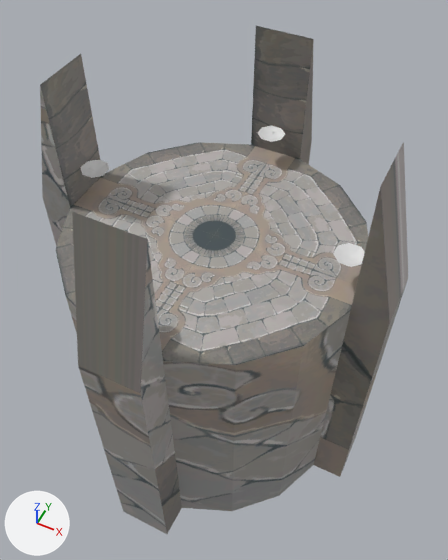
An edit to the glTF model data/Arena.glb, drawn before and after from the same camera.
Before and after are seen from a camera (50 mm lens) standing at (1.34, -2.53, 2.77) and looking at (0.03, 0.08, -0.49). The lights are fixed; the arrows at lower left show +X, +Y and +Z. Where no turn or scale is listed for an object, it has been applied to the vertices. Vertices at the same position are counted once.

The older version as bpy lines, for what is in view:
```python
mat_material_001 = principled_material('Material.001')
mat_material_001.texture = img_arenafloor
me_cylinder_002 = bpy.data.meshes.new('Cylinder.002')
me_cylinder_002.from_pydata(...)  # 61 vertices, 110 faces; spans x -1.21..1.21, y -1.21..1.21, z -1.0..1.91
me_cylinder_002.materials.append(mat_material_001)  # picture img_arenafloor
me_sconce = bpy.data.meshes.new('Sconce')
me_sconce.from_pydata(...)  # 20 vertices, 30 faces; spans x -0.643..0.664, y -0.658..0.8, z -0.196..0.0
ob_arena = bpy.data.objects.new('Arena', me_cylinder_002)
ob_arena.location = (0.0, 0.0, -1.0)
ob_sconce_000 = bpy.data.objects.new('Sconce.000', me_sconce)
ob_sconce_000.location = (0.0, 0.875, 0.225)
ob_sconce_000.scale = (0.136, 0.136, 0.136)
ob_sconce_001 = bpy.data.objects.new('Sconce.001', me_sconce)
ob_sconce_001.location = (-0.875, 0.0, 0.225)
ob_sconce_001.rotation_euler = (0.0, 0.0, 1.571)  # degrees (0, 0, 90)
ob_sconce_001.scale = (0.136, 0.136, 0.136)
ob_sconce_003 = bpy.data.objects.new('Sconce.003', me_sconce)
ob_sconce_003.location = (0.875, 0.0, 0.225)
ob_sconce_003.rotation_euler = (0.0, 0.0, -1.571)  # degrees (0, 0, -90)
ob_sconce_003.scale = (0.136, 0.136, 0.136)
```
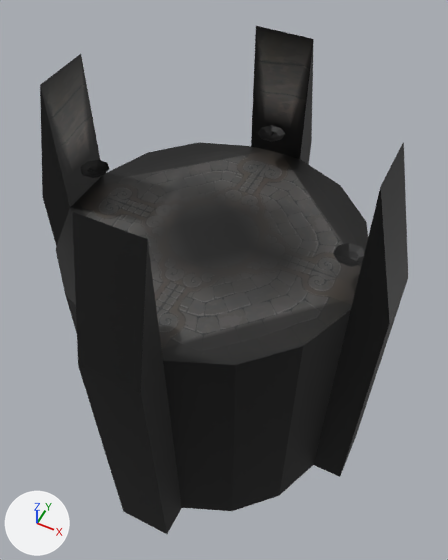
What differs and where, as boxes (x1, y1, x2, y2) in the pictures (448 x 560 px):
'Arena', recoloured, reshaped (grey to black)
    both: (40, 26, 408, 534)
'Sconce.003', recoloured (white to black)
    both: (333, 243, 365, 267)
'Sconce.001', recoloured (grey to black)
    both: (80, 160, 109, 178)
'Sconce.000', recoloured (white to black)
    both: (258, 126, 285, 142)
part 1 of me_cylinder_002, built on
    before: (199, 30, 275, 235)
    after: (40, 26, 368, 365)

What changed in the scene script:
```text
Change mat_material_001:
    add n3 = _N.new('ShaderNodeMix'); n3.name = 'Mix'
    add n3.data_type = 'RGBA'
    add n3.blend_type = 'MULTIPLY'
    add n3.inputs[0].default_value = 1.0  # 'Factor'
    add n4 = _N.new('ShaderNodeVertexColor'); n4.name = 'Color Attribute'
    where n2 = _N.new('ShaderNodeTexImage'); n2.name = 'Image Texture'
    where n0 = _N.new('ShaderNodeBsdfPrincipled'); n0.name = 'Principled BSDF'
    remove _L.new(n2.outputs[0], n0.inputs[0])  # 'Color' to 'Base Color'
    add _L.new(n3.outputs[2], n0.inputs[0])  # 'Result' to 'Base Color'
    add _L.new(n4.outputs[0], n3.inputs[7])  # 'Color' to 'B'
    add _L.new(n2.outputs[0], n3.inputs[6])  # 'Color' to 'A'
Add mat_defaultmaterial:
    mat_defaultmaterial = bpy.data.materials.new('DefaultMaterial')
    mat_defaultmaterial.use_nodes = True; mat_defaultmaterial.node_tree.nodes.clear()
    _N = mat_defaultmaterial.node_tree.nodes; _L = mat_defaultmaterial.node_tree.links
    n0 = _N.new('ShaderNodeOutputMaterial'); n0.name = 'Material Output'
    n1 = _N.new('ShaderNodeBsdfPrincipled'); n1.name = 'Principled BSDF'
    n2 = _N.new('ShaderNodeVertexColor'); n2.name = 'Color Attribute'
    _L.new(n1.outputs[0], n0.inputs[0])  # 'BSDF' to 'Surface'
    _L.new(n2.outputs[0], n1.inputs[0])  # 'Color' to 'Base Color'
Change me_cylinder_002:
    used by ob_arena; location = (0.0, 0.0, -1.0)
    remove me_cylinder_002.from_pydata(...)  # 61 vertices, 110 faces; spans x -1.21..1.21, y -1.21..1.21, z -1.0..1.91
    add me_cylinder_002.from_pydata(...)  # 197 vertices, 369 faces; spans x -1.21..1.21, y -1.21..1.21, z -1.0..1.91
    me_cylinder_002 part 1: 1 vertex removed from x -0.2, y 0.98, z 1.0; 137 vertices added at x -0.98..0.98, y -0.98..0.98, z 0.99..1.91
Change me_sconce:
    where me_sconce.from_pydata(...)  # 20 vertices, 30 faces; spans x -0.643..0.664, y -0.658..0.8, z -0.196..0.0
    add me_sconce.materials.append(mat_defaultmaterial)
```
